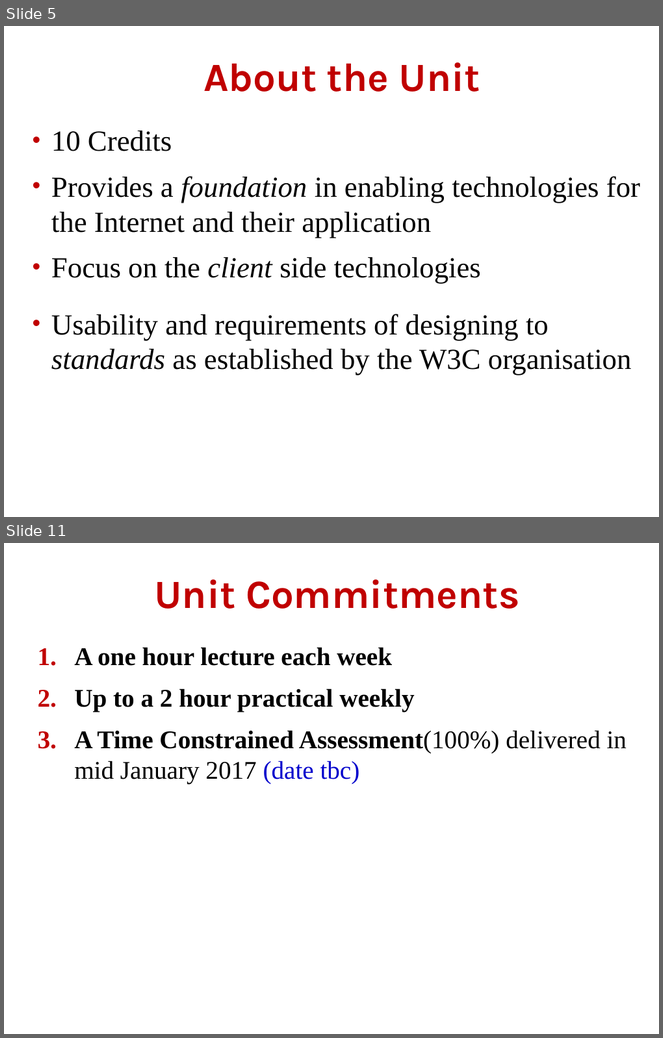
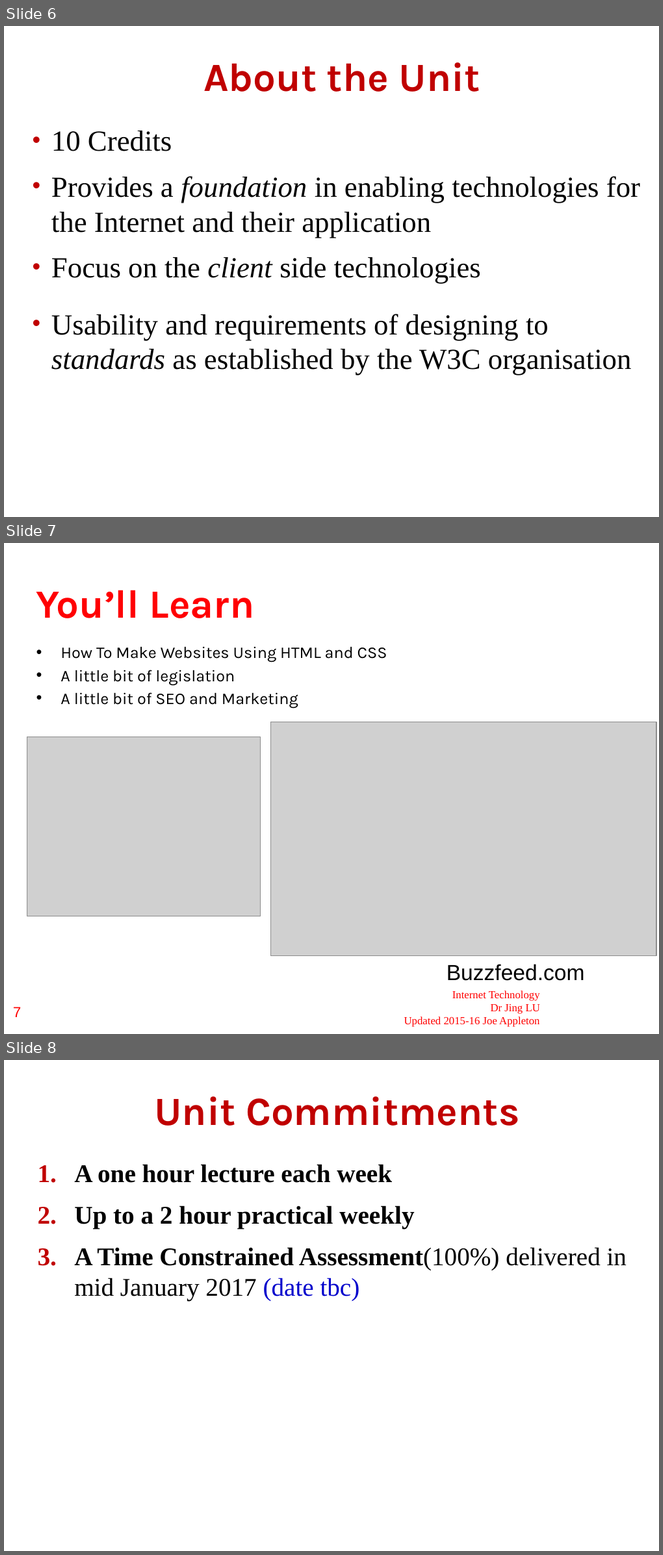
Before and after one commit to joeappleton18/cda400, a slide deck: sessions/week1/slides.pptx. Shown one above the other, each under a label of ours: slides 5 and 11 before the commit, slides 6, 7 and 8 after it; the slides between them are not shown. The pictures are 663x1038 and 663x1555 pixels, drawn with LibreOffice and Linux fonts; fonts in the diff are those of the drawing; grey boxes stand for pictures; background and template pictures are left out. Boxes give left, top, right and bottom in pixels: in the first picture for what was removed or moved away, otherwise in the second. Text is boxed around its words. In the diff, an @@ line names an element or a change of style, - is before the commit and + after.

```diff
--- a/sessions/week1/slides.pptx
+++ b/sessions/week1/slides.pptx
@@ slide 7 added at bbox=[4, 543, 659, 1034], background #FFFFFF @@
@@ title added at bbox=[36, 590, 255, 618], 44 pt, text #FF0003, bold @@
+You’ll Learn
@@ text added at bbox=[61, 646, 388, 708], 18 pt, text #000000 @@
+• How To Make Websites Using HTML and CSS
+• A little bit of legislation
+• A little bit of SEO and Marketing
@@ picture added at bbox=[27, 737, 260, 917] @@
@@ picture added at bbox=[270, 722, 657, 956] @@
@@ text added at bbox=[447, 964, 585, 981], 24 pt, text #000000 @@
+Buzzfeed.com
@@ text added at bbox=[404, 991, 540, 1027], 12 pt, text #FF0000 @@
+Internet Technology
+Dr Jing LU
+Updated 2015-16 Joe Appleton
@@ page number added at bbox=[13, 1007, 21, 1017], 16 pt, text #FF0000 @@
+7
@@ what was slide 5 is now slide 6 @@
@@ what was slide 11 is now slide 8 @@
```
Also in this commit, not shown: 1 slide changed, 2 other slides added, 3 slides removed.
